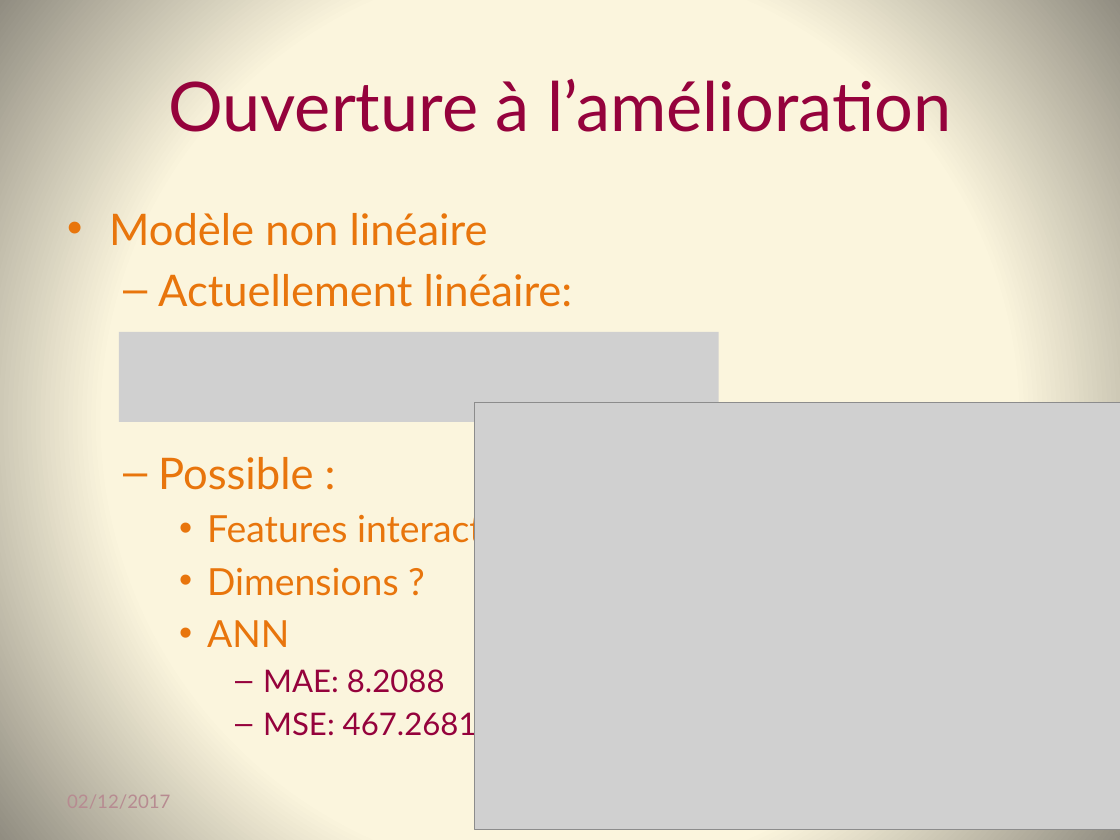
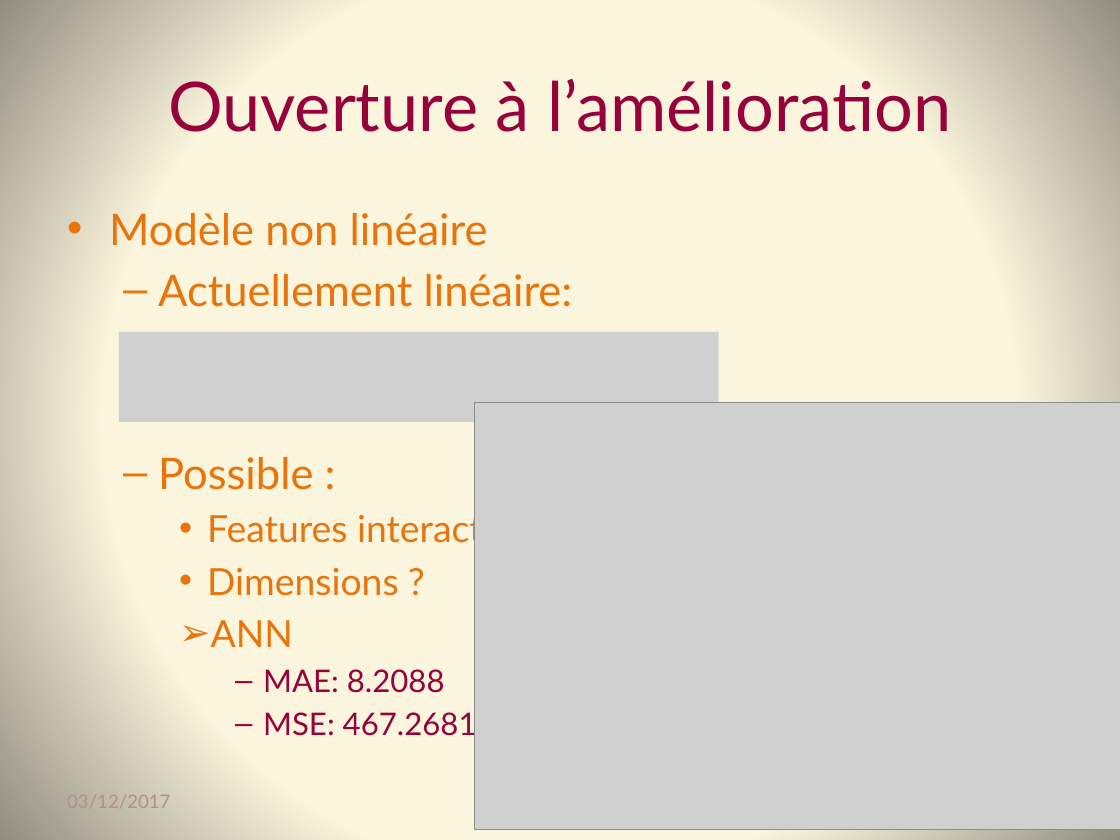
Before and after one commit to Coni63/OC_DS, a slide deck: slide 34 of P4/Presentation-projet_4.pptx (slide 32 before the commit). Drawn at 1120x840 pixels with LibreOffice and Linux fonts; fonts in the diff are those of the drawing; grey boxes stand for pictures. Boxes give left, top, right and bottom in pixels: in the first picture for what was removed or moved away, otherwise in the second. Text is boxed around its words. In the diff, an @@ line names an element or a change of style, - is before the commit and + after.

```diff
--- a/P4/Presentation-projet_4.pptx
+++ b/P4/Presentation-projet_4.pptx
@@ text at bbox=[211, 620, 293, 647]: bullet • to ➢ @@
@@ text at bbox=[67, 795, 170, 808]: text changed @@
-02/12/2017
+03/12/2017
```
Also in this commit, not shown: 36 other slides changed, 2 slides added, 14 other files.
